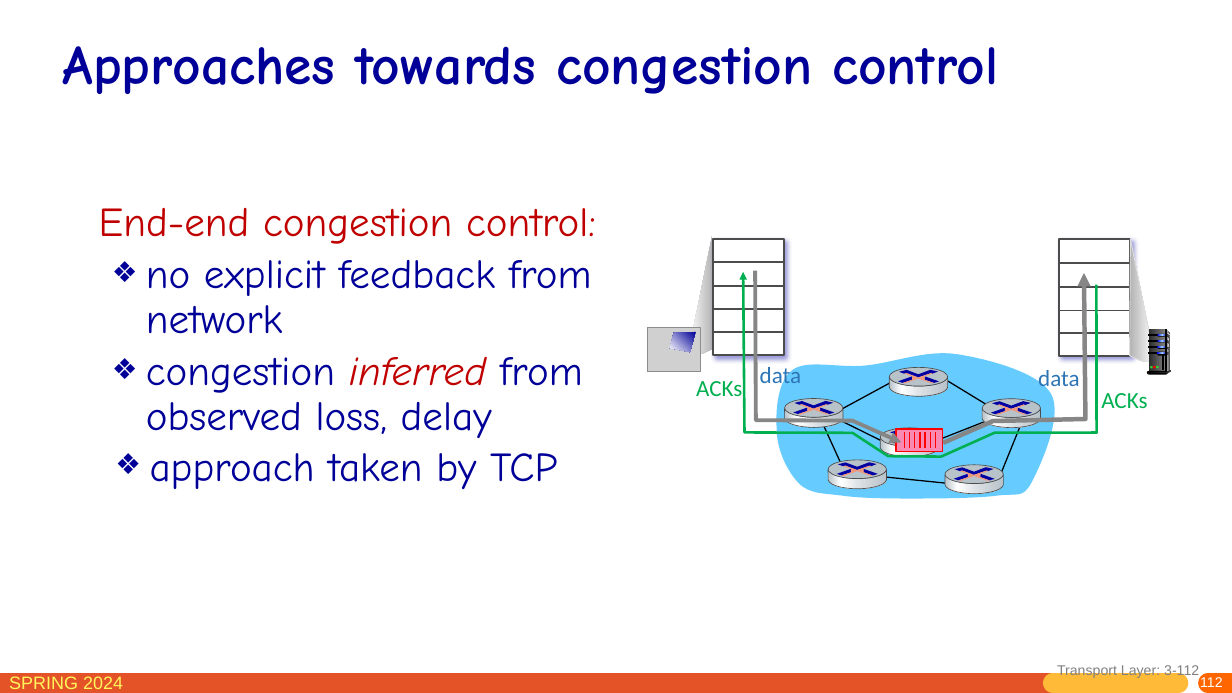
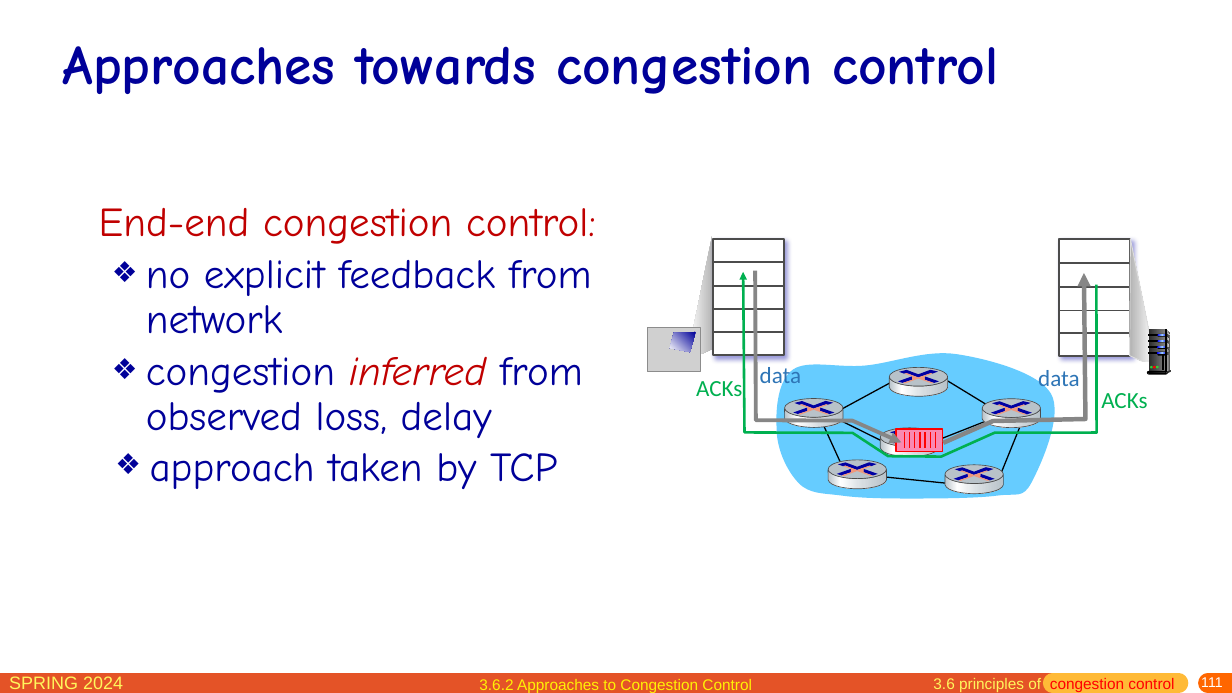
Before and after one commit to network-whu/slides, a slide deck: slide 111 of pptx/chapter3.pptx (slide 112 before the commit). Drawn at 1232x693 pixels with LibreOffice and Linux fonts; fonts in the diff are those of the drawing; grey boxes stand for pictures. Boxes give left, top, right and bottom in pixels: in the first picture for what was removed or moved away, otherwise in the second. Text is boxed around its words. In the diff, an @@ line names an element or a change of style, - is before the commit and + after.

```diff
--- a/pptx/chapter3.pptx
+++ b/pptx/chapter3.pptx
@@ text added at box(479, 679, 752, 693), 12 pt, text #FFF105 @@
+3.6.2 Approaches to Congestion Control
@@ text added at box(933, 678, 1174, 692), 12 pt, text #FF0000 @@
+3.6 principles of congestion control
@@ text removed at box(1057, 663, 1223, 691) @@
-Transport Layer: 3-112
@@ page number at box(1201, 677, 1222, 691): text changed @@
-112
+111
```
Also in this commit, not shown: 21 other slides changed, 3 slides removed.
